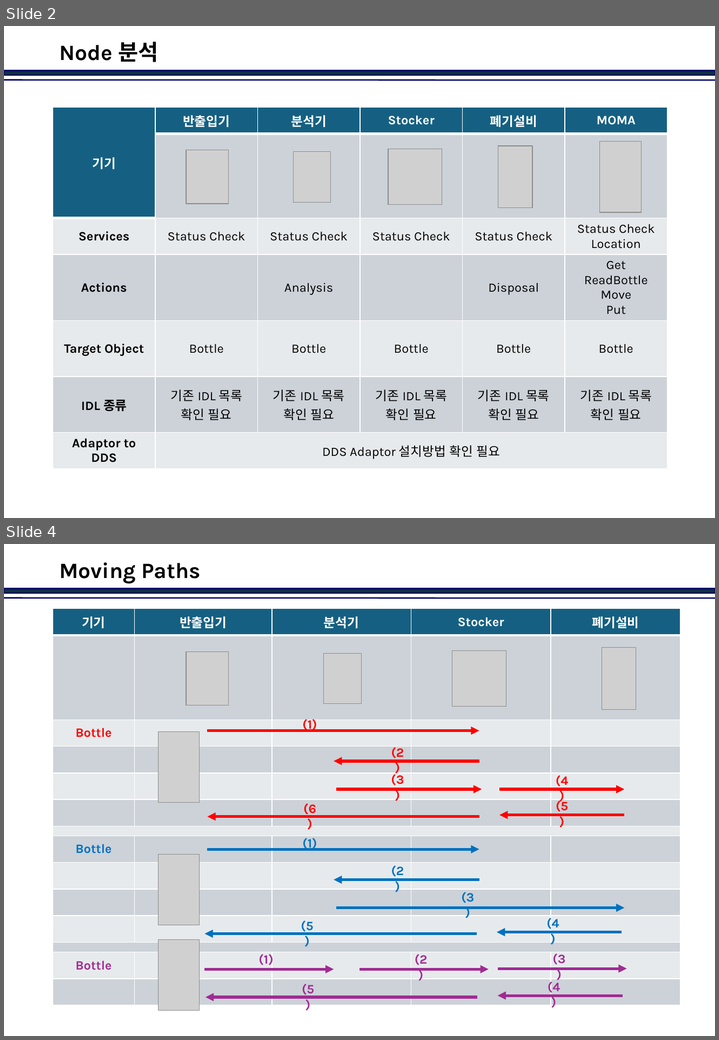
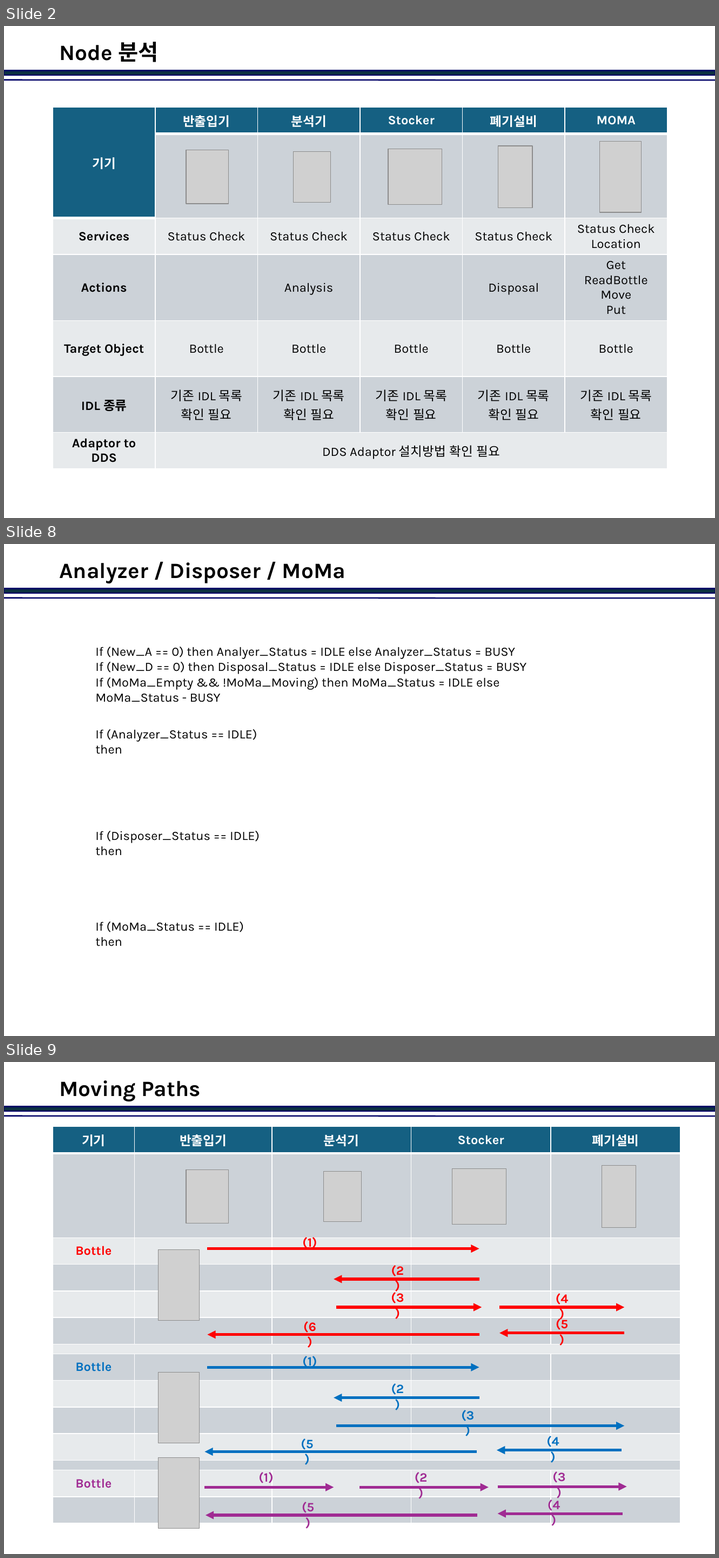
Before and after one commit to jinkabpark/SamickThk_Analysis, a slide deck: 허종원/DDS&Nodes.pptx. Shown one above the other, each under a label of ours: slides 2 and 4 before the commit, slides 2, 8 and 9 after it; the slides between them are not shown. The pictures are 719x1040 and 719x1558 pixels, drawn with LibreOffice and Linux fonts; fonts in the diff are those of the drawing; grey boxes stand for pictures; background and template pictures are left out. Boxes give left, top, right and bottom in pixels: in the first picture for what was removed or moved away, otherwise in the second. Text is boxed around its words. In the diff, an @@ line names an element or a change of style, - is before the commit and + after.

```diff
--- a/허종원/DDS&Nodes.pptx
+++ b/허종원/DDS&Nodes.pptx
@@ slide 8 added at (4,544,715,1036), background #FFFFFF; not listed: 2 template elements that a slide beside it also shows @@
@@ title added at (60,562,345,583), 24 pt, text #000000, bold @@
+Analyzer / Disposer / MoMa
@@ text added at (95,647,527,690), 14 pt, text #000000 @@
+If (New_A == 0) then Analyer_Status = IDLE else Analyzer_Status = BUSY
+If (New_D == 0) then Disposal_Status = IDLE else Disposer_Status = BUSY
+If (MoMa_Empty && !MoMa_Moving) then MoMa_Status = IDLE else MoMa_Status - BUSY
@@ text added at (95,729,257,754), 14 pt, text #000000 @@
+If (Analyzer_Status == IDLE) then
@@ text added at (95,831,259,856), 14 pt, text #000000 @@
+If (Disposer_Status == IDLE) then
@@ text added at (95,921,244,946), 14 pt, text #000000 @@
+If (MoMa_Status == IDLE) then
@@ what was slide 4 is now slide 9 @@
```
Also in this commit, not shown: 1 slide changed, 6 other slides added.
